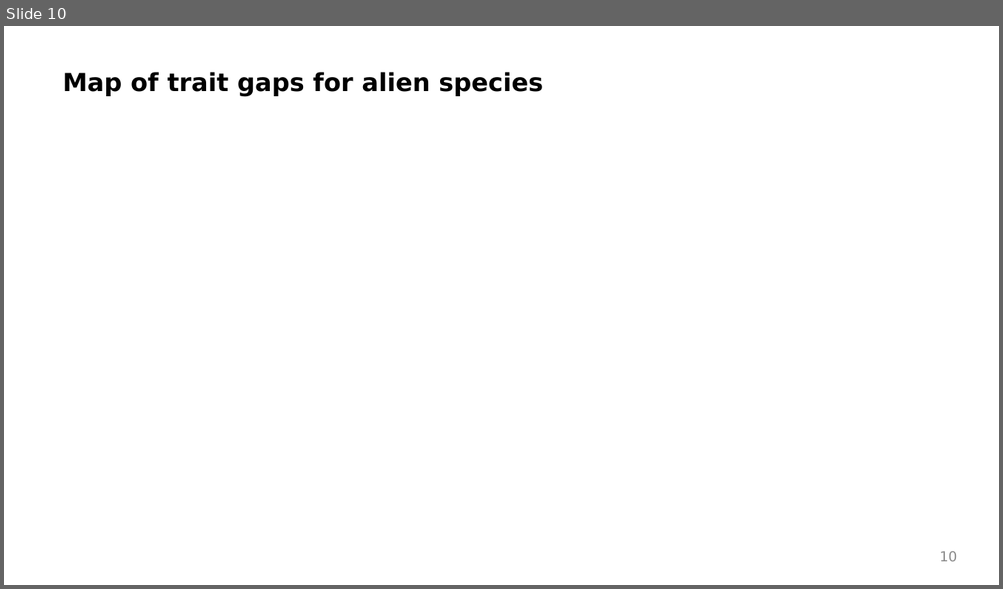
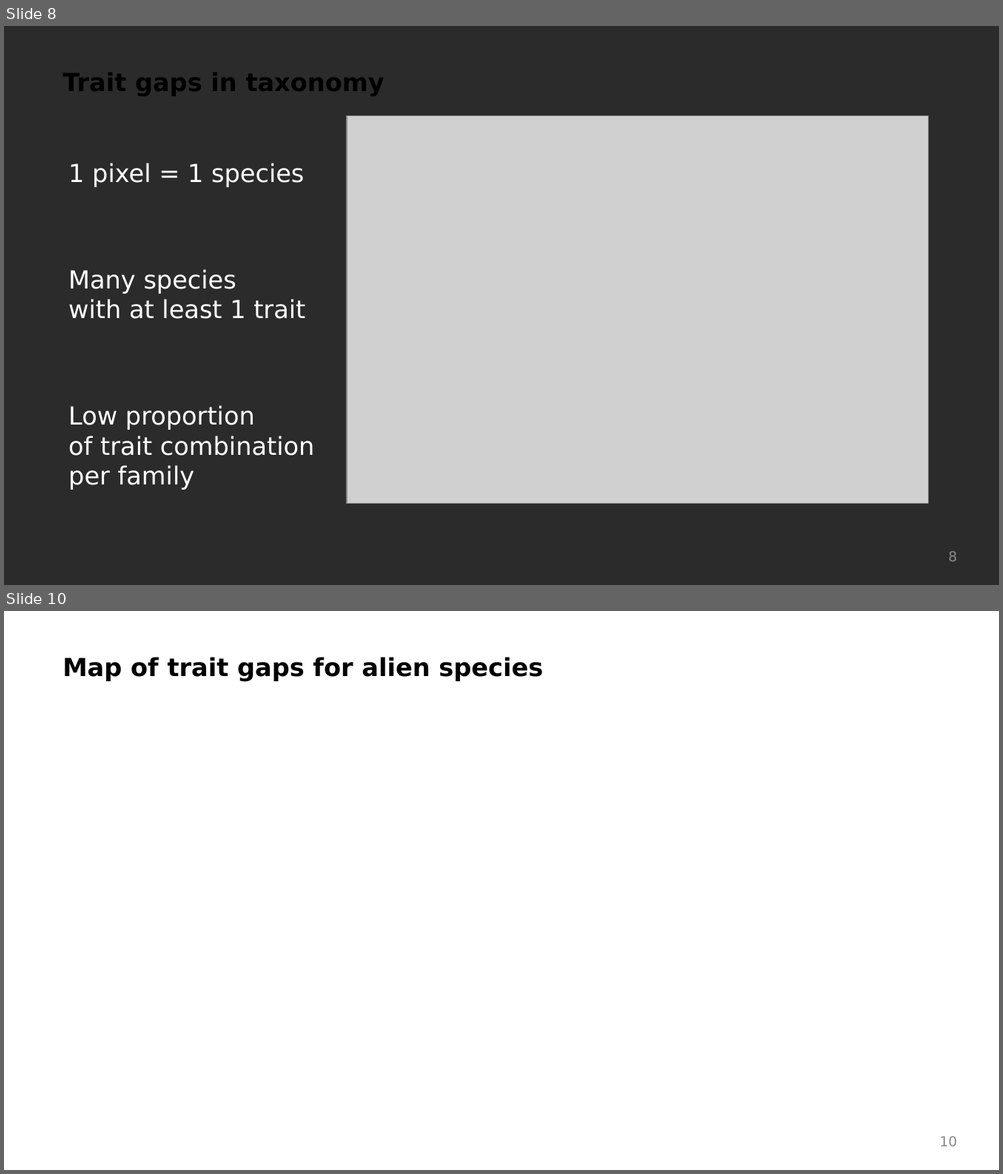
Before and after one commit to Rekyt/alientraitgaps, a slide deck: inst/presentations/202201_aliens_results_summary.odp. Shown one above the other, each under a label of ours: slide 10 before the commit, slides 8 and 10 after it; the slides between them are not shown. The pictures are 1003x589 and 1003x1174 pixels, drawn with LibreOffice and Linux fonts; fonts in the diff are those of the drawing; grey boxes stand for pictures; background and template pictures are left out; a plain dark background stands for a picture behind light text. Boxes give left, top, right and bottom in pixels: in the first picture for what was removed or moved away, otherwise in the second. Text is boxed around its words. In the diff, an @@ line names an element or a change of style, - is before the commit and + after.

Commit message:
Better figures and visualization more complete slides

```diff
--- a/inst/presentations/202201_aliens_results_summary.odp
+++ b/inst/presentations/202201_aliens_results_summary.odp
@@ slide 8 added at <box>4,26,999,585</box>, background picture (left out) @@
@@ text added at <box>62,73,384,96</box>, 18 pt, text #000000, bold @@
+Trait gaps in taxonomy
@@ picture added at <box>346,116,928,503</box> @@
@@ text added at <box>68,163,304,187</box>, 18 pt, text #FFFFFF @@
+1 pixel = 1 species
@@ text added at <box>68,269,305,319</box>, 18 pt, text #FFFFFF @@
+Many species
+with at least 1 trait
@@ text added at <box>68,406,314,490</box>, 18 pt, text #FFFFFF @@
+Low proportion
+of trait combination
+per family
@@ page number added at <box>948,551,957,562</box>, 10 pt, text #8B8B8B @@
+8
```
Also in this commit, not shown: 2 slides changed, 7 other slides added, 7 slides removed, 2 other files.
